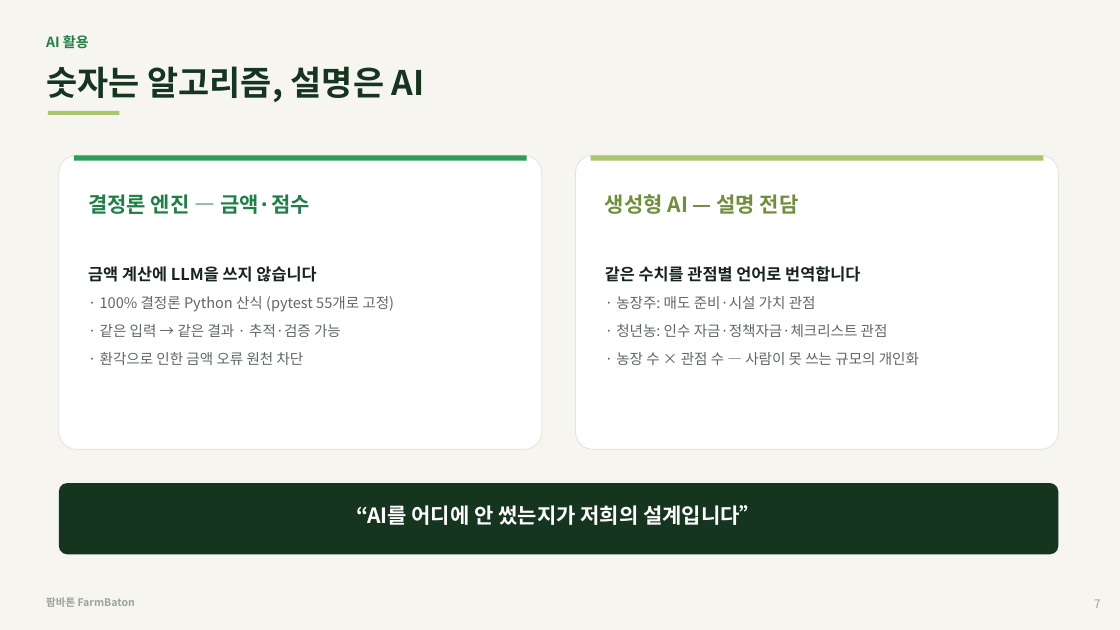
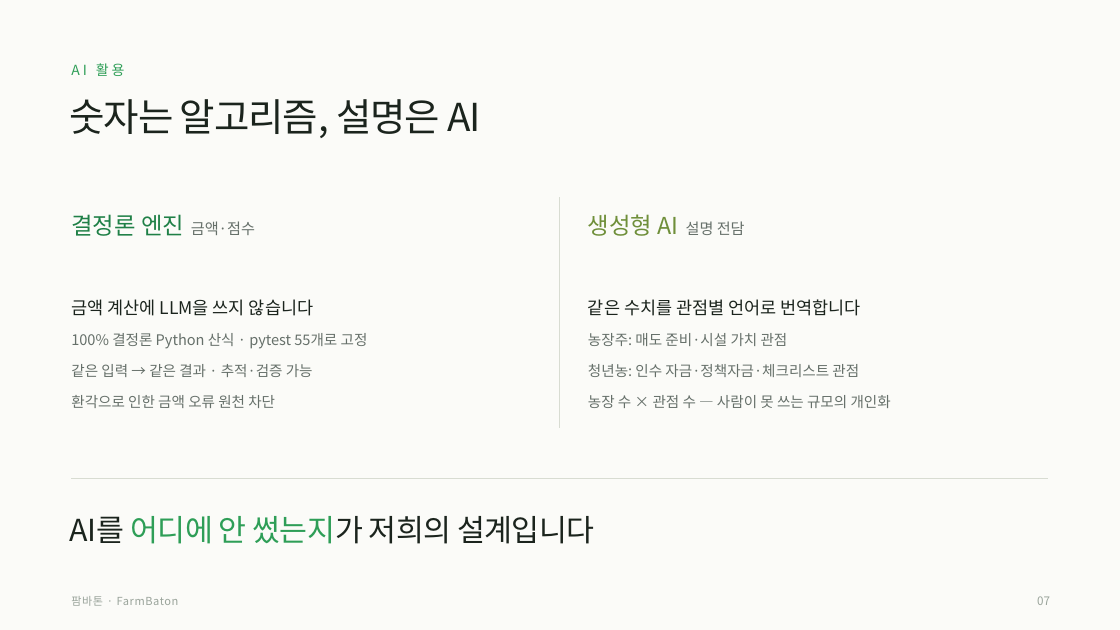
Before and after one commit to wjdgnsdl213/FarmBaton, a slide deck: slide 7 of docs/발표_슬라이드.pptx. Drawn at 1120x630 pixels with LibreOffice and Linux fonts; fonts in the diff are those of the drawing. Boxes give left, top, right and bottom in pixels: in the first picture for what was removed or moved away, otherwise in the second. Text is boxed around its words. In the diff, an @@ line names an element or a change of style, - is before the commit and + after.

```diff
--- a/docs/발표_슬라이드.pptx
+++ b/docs/발표_슬라이드.pptx
@@ rectangle at box(0, 0, 1120, 630): fill #F6F5F0 to #FBFBF8 @@
@@ text "숫자는 알고리즘, 설명은 AI": place and size @@
-text "숫자는 알고리즘, 설명은 AI" at box(46, 66, 425, 102)
+text "숫자는 알고리즘, 설명은 AI" at box(70, 99, 481, 138)
@@ text "숫자는 알고리즘, 설명은 AI" at box(70, 99, 481, 138): size 29 to 33 pt, text colour #15351F to #1B241D, letter spacing 0 to -1 pt, bold off; line spacing 1.12 to 1.08 @@
@@ text "AI 활용": place and size @@
-text "AI 활용" at box(46, 35, 89, 48)
+text "AI 활용" at box(71, 63, 125, 76)
@@ text "AI 활용" at box(71, 63, 125, 76): text colour #1F8047 to #2E9E57, letter spacing 0 to 2.5 pt, bold off; line spacing 1.12 to 1.08 @@
@@ rectangle removed at box(48, 111, 119, 115) @@
@@ rounded rectangle removed at box(59, 155, 542, 450) @@
@@ rectangle removed at box(74, 155, 527, 160) @@
@@ rounded rectangle removed at box(576, 155, 1059, 450) @@
@@ rectangle removed at box(591, 155, 1044, 160) @@
@@ text "결정론 엔진 금액·점수": place and size @@
-text "결정론 엔진 금액·점수" at box(88, 194, 394, 365)
+text "결정론 엔진 금액·점수" at box(71, 214, 368, 408)
@@ elbow line added from (560, 197) to (560, 429), #D8DCD2 1 pt @@
@@ text "생성형 AI 설명 전담": place and size @@
-text "생성형 AI 설명 전담" at box(605, 194, 919, 365)
+text "생성형 AI 설명 전담" at box(588, 214, 891, 408)
@@ text at box(71, 214, 255, 236): text changed; size 18 to 20 pt; bold off @@
-결정론 엔진 — 금액·점수
+결정론 엔진 금액·점수
@@ text at box(588, 214, 745, 236): text changed; size 18 to 20 pt; bold off @@
-생성형 AI — 설명 전담
+생성형 AI 설명 전담
@@ text at box(71, 299, 313, 316): size 14 to 15 pt, text colour #16241B to #1B241D, bold off in "금액 계산에 LLM을 쓰지 않습니다"; line spacing 1.12 to 1.5; less space between paragraphs @@
@@ text at box(588, 299, 861, 316): size 14 to 15 pt, text colour #16241B to #1B241D, bold off in "같은 수치를 관점별 언어로 번역합니다"; line spacing 1.12 to 1.5; less space between paragraphs @@
@@ text at box(71, 333, 368, 408): text changed; text colour #5E6A61 to #66706A @@
-· 100% 결정론 Python 산식 (pytest 55개로 고정)
-· 같은 입력 → 같은 결과 · 추적·검증 가능
-· 환각으로 인한 금액 오류 원천 차단
+100% 결정론 Python 산식 · pytest 55개로 고정
+같은 입력 → 같은 결과 · 추적·검증 가능
+환각으로 인한 금액 오류 원천 차단
@@ text at box(588, 333, 891, 408): text changed; text colour #5E6A61 to #66706A @@
-· 농장주: 매도 준비·시설 가치 관점
-· 청년농: 인수 자금·정책자금·체크리스트 관점
-· 농장 수 × 관점 수 — 사람이 못 쓰는 규모의 개인화
+농장주: 매도 준비·시설 가치 관점
+청년농: 인수 자금·정책자금·체크리스트 관점
+농장 수 × 관점 수 — 사람이 못 쓰는 규모의 개인화
@@ elbow line added from (71, 479) to (1049, 479), #D8DCD2 1 pt @@
@@ rounded rectangle removed at box(59, 483, 1059, 555) @@
@@ text at box(70, 516, 594, 544): text changed; size 18 to 26 pt; text colour #FFFFFF to #1B241D; bold off @@
-“AI를 어디에 안 썼는지가 저희의 설계입니다”
+AI를 어디에 안 썼는지가 저희의 설계입니다
@@ text at box(71, 596, 179, 606): text changed; size 9 to 9.5 pt; bold off @@
-팜바톤 FarmBaton
+팜바톤 · FarmBaton
@@ text added at box(1037, 596, 1050, 605), 10 pt, text #9AA49B @@
+07
@@ text removed at box(1094, 599, 1100, 608) @@
-7
```
Also in this commit, not shown: 11 other slides changed, 6 other files.
